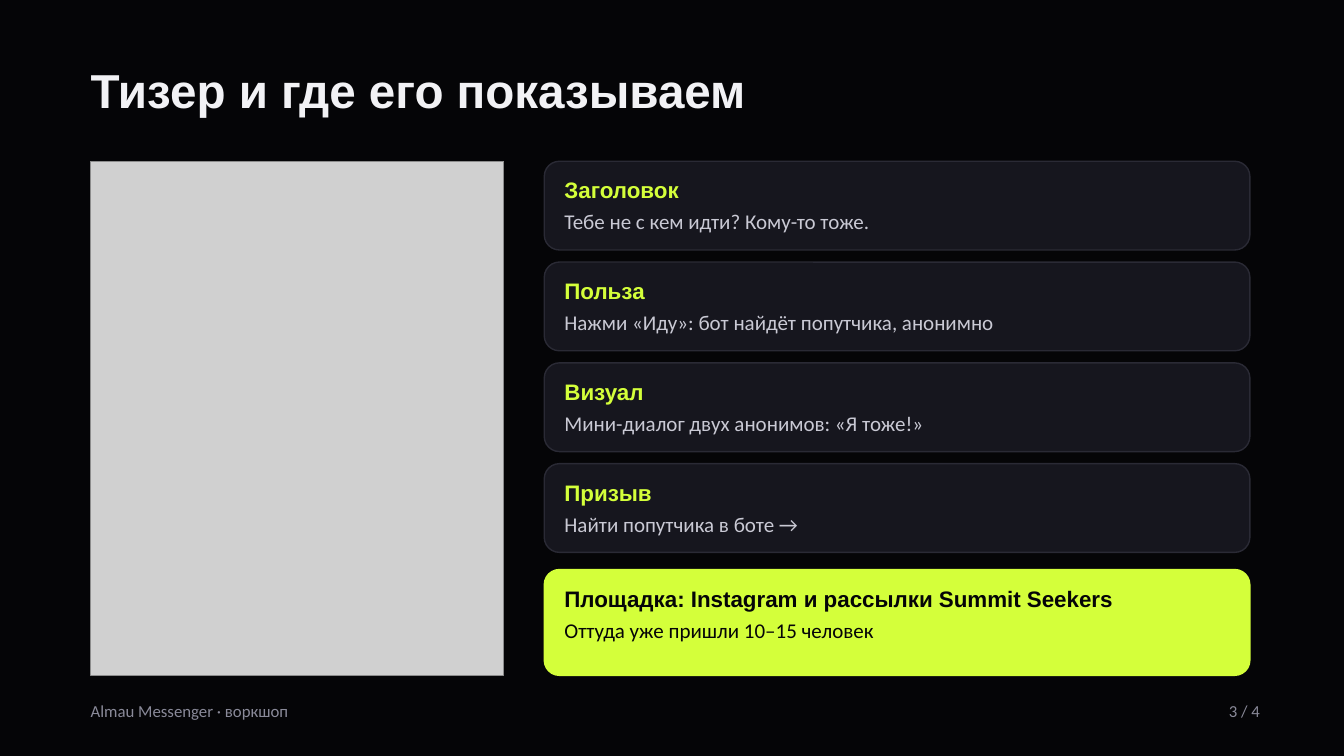
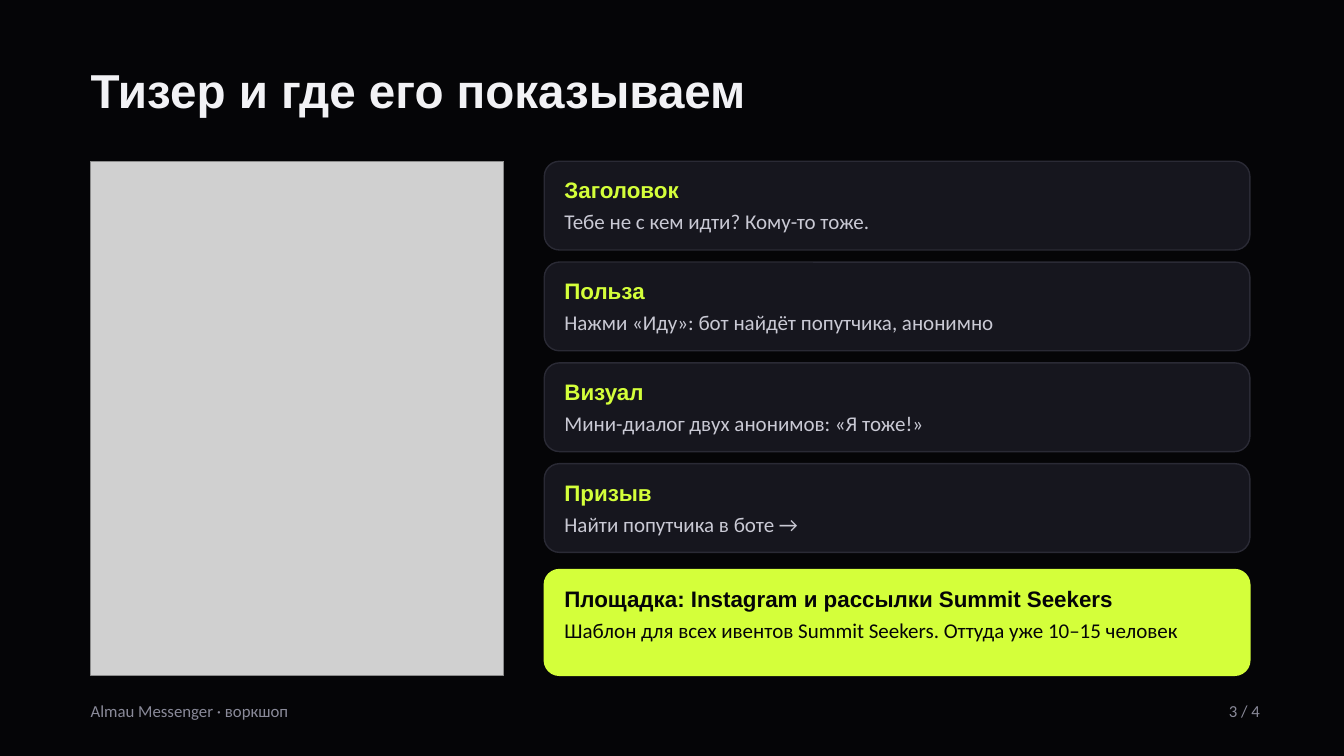
Before and after one commit to taekeanoshi/Almau_messanger, a slide deck: slide 3 of docs/Workshop_Almau_Messenger.pptx. Drawn at 1344x756 pixels with LibreOffice and Linux fonts; fonts in the diff are those of the drawing; grey boxes stand for pictures. Boxes give left, top, right and bottom in pixels: in the first picture for what was removed or moved away, otherwise in the second. Text is boxed around its words. In the diff, an @@ line names an element or a change of style, - is before the commit and + after.

```diff
--- a/docs/Workshop_Almau_Messenger.pptx
+++ b/docs/Workshop_Almau_Messenger.pptx
@@ text at (564, 623, 1178, 642): text changed @@
-Оттуда уже пришли 10–15 человек
+Шаблон для всех ивентов Summit Seekers. Оттуда уже 10–15 человек
```
Also in this commit, not shown: 3 other files.
